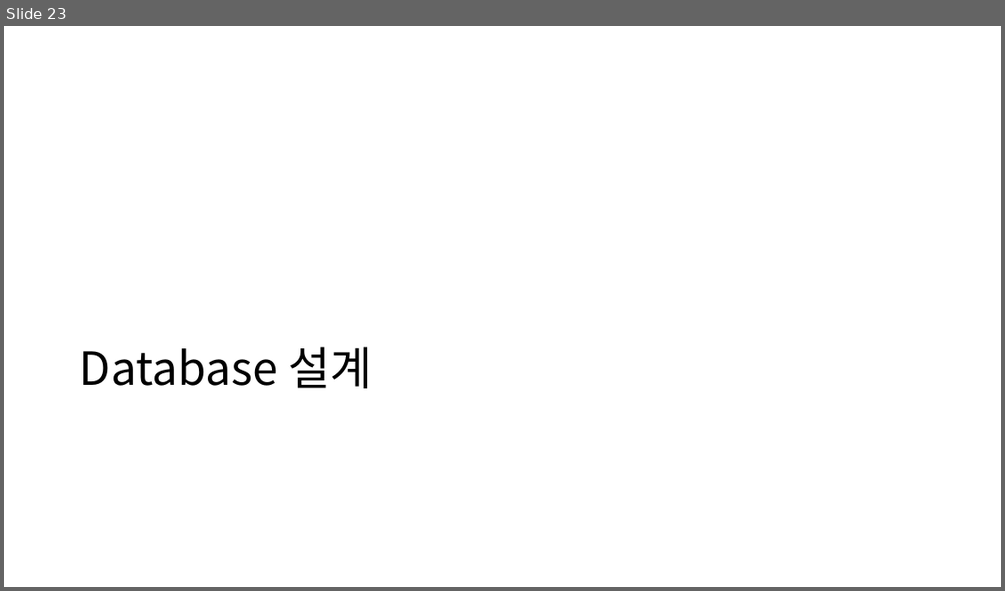
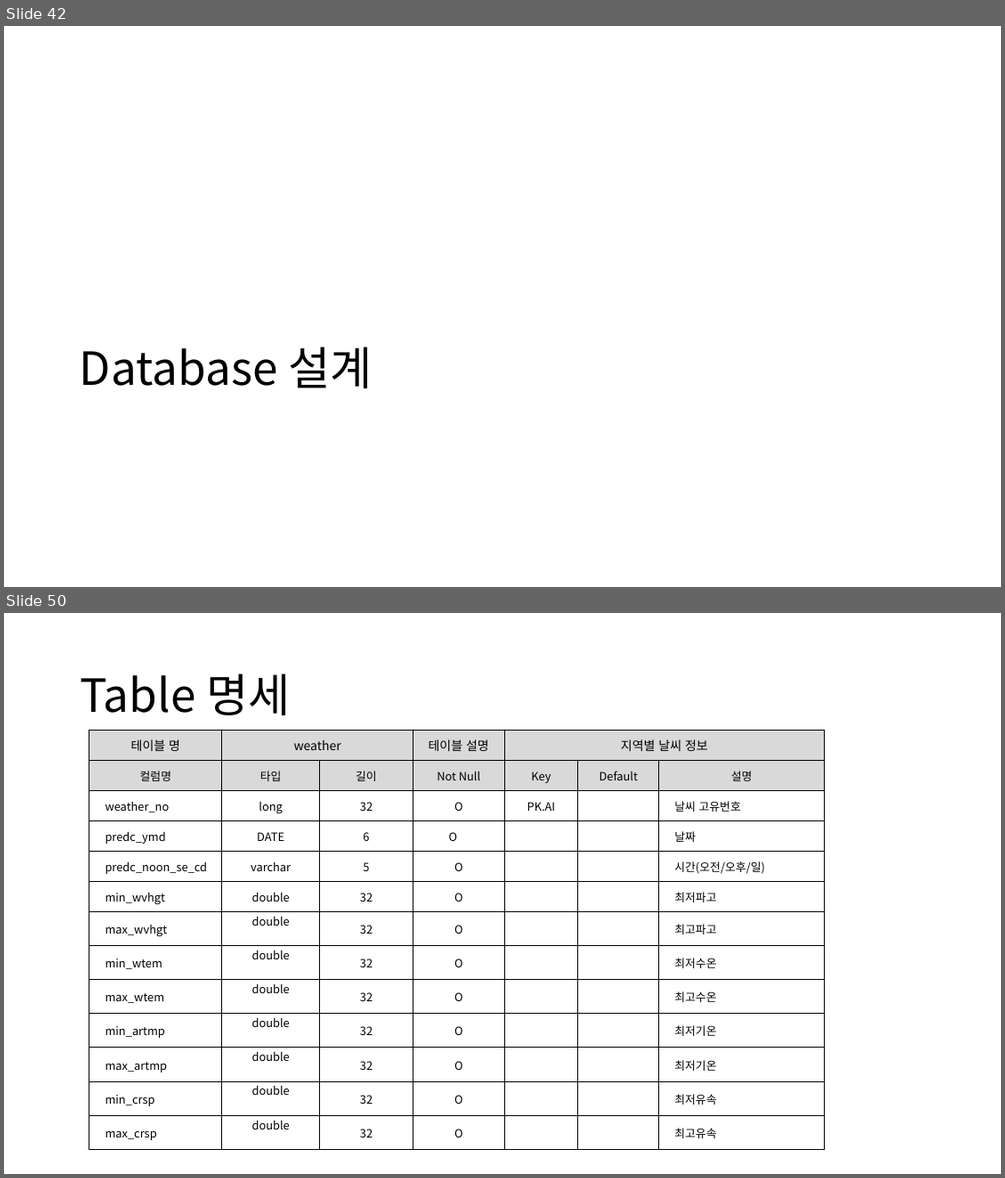
Before and after one commit to sujidaddy/workspace_miniproject, a slide deck: 미니프로젝트계획서제출용.pptx. Shown one above the other, each under a label of ours: slide 23 before the commit, slides 42 and 50 after it; the slides between them are not shown. The pictures are 1005x591 and 1005x1178 pixels, drawn with LibreOffice and Linux fonts; fonts in the diff are those of the drawing. Boxes give left, top, right and bottom in pixels: in the first picture for what was removed or moved away, otherwise in the second. Text is boxed around its words. In the diff, an @@ line names an element or a change of style, - is before the commit and + after.

Commit message:
REST API 명세 정리 DB 구성 정리 통신 API 적용 변경 카카오맵 처리 방식 변경 회원 가입 로직 추가 로그인 로직 추가

```diff
--- a/미니프로젝트계획서제출용.pptx
+++ b/미니프로젝트계획서제출용.pptx
@@ slide 50 added at box(4, 613, 1001, 1174), background #FFFFFF @@
@@ title added at box(80, 674, 290, 715), 44 pt, text #000000 @@
+Table 명세
@@ table added at box(89, 730, 825, 1143), 13 rows, 7 columns @@
+테이블 명 | weather |  | 테이블 설명 | 지역별 날씨 정보 |  | 
+컬럼명 | 타입 | 길이 | Not Null | Key | Default | 설명
+weather_no | long | 32 | O | PK.AI |  | 날씨 고유번호
+predc_ymd | DATE | 6 | O |  |  | 날짜
+predc_noon_se_cd | varchar | 5 | O |  |  | 시간(오전/오후/일)
+min_wvhgt | double | 32 | O |  |  | 최저파고
+max_wvhgt | double | 32 | O |  |  | 최고파고
+min_wtem | double | 32 | O |  |  | 최저수온
+max_wtem | double | 32 | O |  |  | 최고수온
+min_artmp | double | 32 | O |  |  | 최저기온
+max_artmp | double | 32 | O |  |  | 최저기온
+min_crsp | double | 32 | O |  |  | 최저유속
+max_crsp | double | 32 | O |  |  | 최고유속
@@ what was slide 23 is now slide 42 @@
```
Also in this commit, not shown: 4 slides changed, 26 other slides added, 20 other files.
